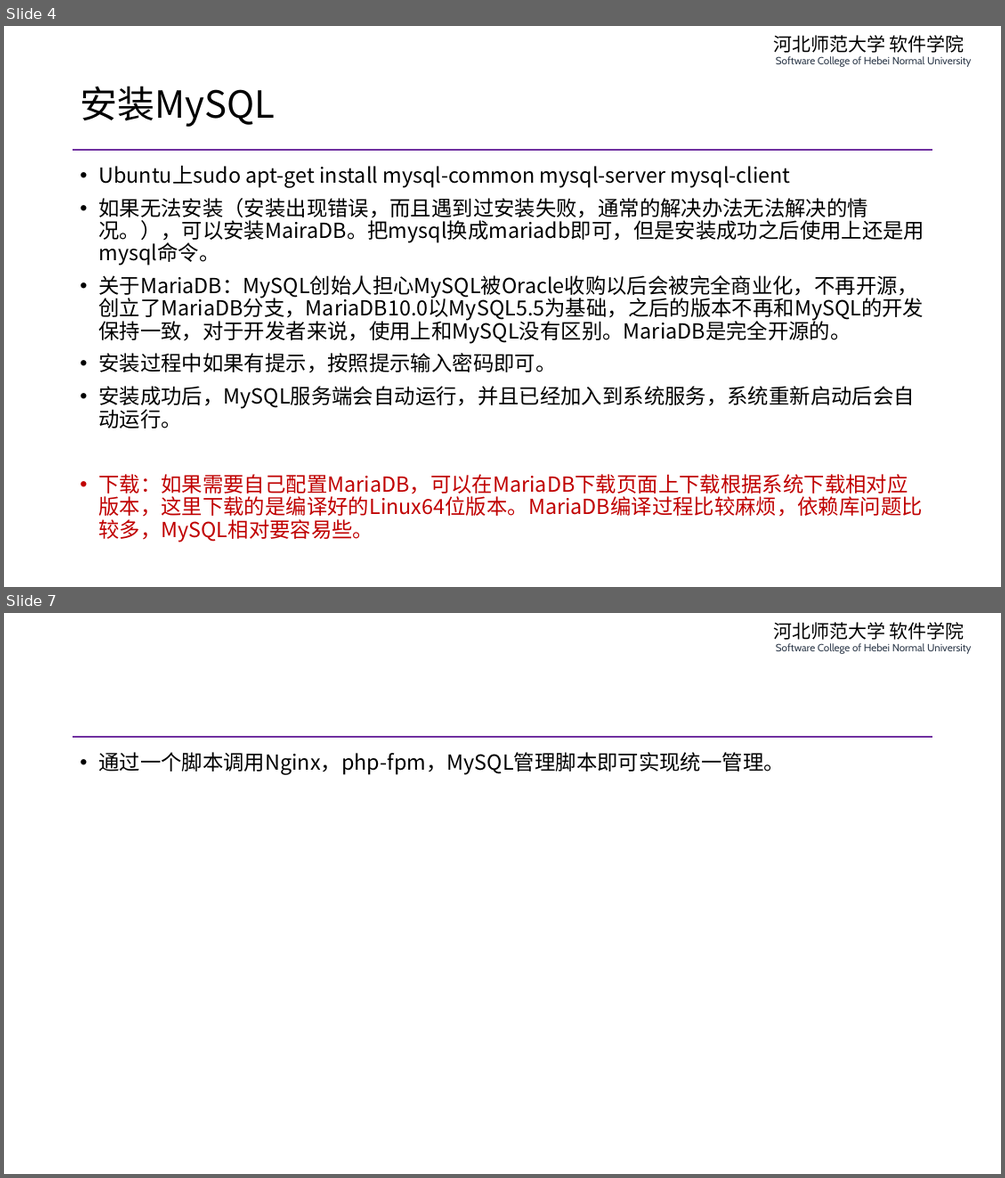
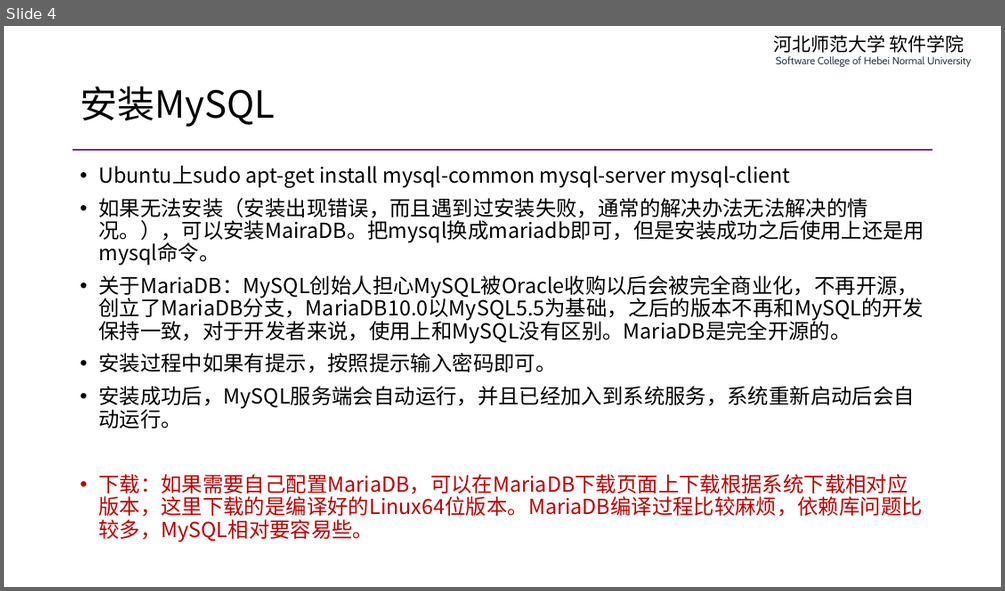
Before and after one commit to edu2act/course-php-serverside-development-on-linux, a slide deck: materials/slides/ch04-complete-lnmp.pptx. Shown one above the other, each under a label of ours: slides 4 and 7 before the commit, slide 4 after it; the slides between them are not shown. The pictures are 1005x1178 and 1005x591 pixels, drawn with LibreOffice and Linux fonts; fonts in the diff are those of the drawing. Boxes give left, top, right and bottom in pixels: in the first picture for what was removed or moved away, otherwise in the second. Text is boxed around its words. In the diff, an @@ line names an element or a change of style, - is before the commit and + after.

```diff
--- a/materials/slides/ch04-complete-lnmp.pptx
+++ b/materials/slides/ch04-complete-lnmp.pptx
@@ slide 7 removed at (x1=4, y1=613, x2=1001, y2=1174), background #FFFFFF; not listed: 2 template elements that a slide beside it also shows @@
@@ text removed at (x1=98, y1=752, x2=784, y2=775) @@
-• 通过一个脚本调用Nginx，php-fpm，MySQL管理脚本即可实现统一管理。
```
Also in this commit, not shown: 5 slides changed, 2 slides added, 1 other slide removed, 2 other files.
